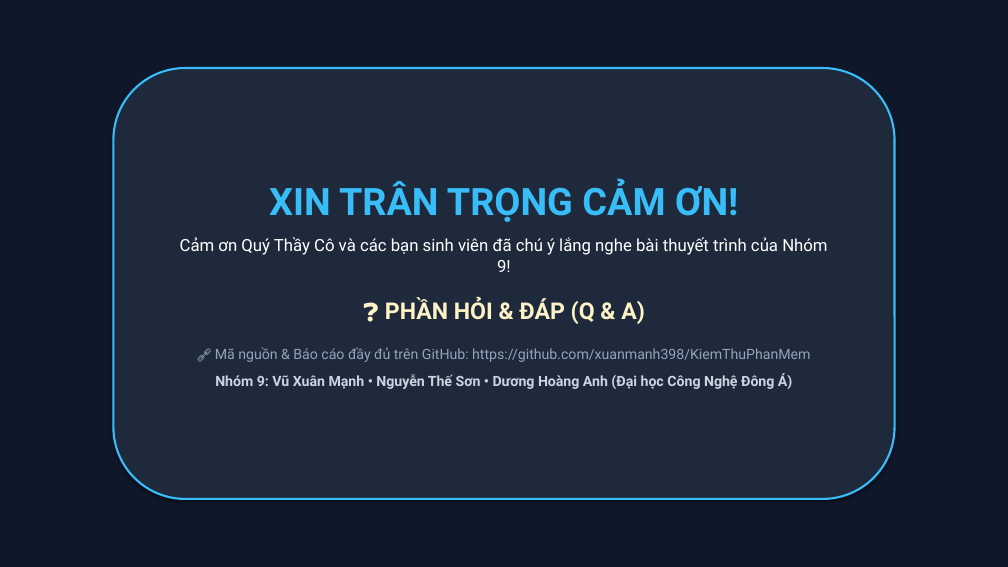
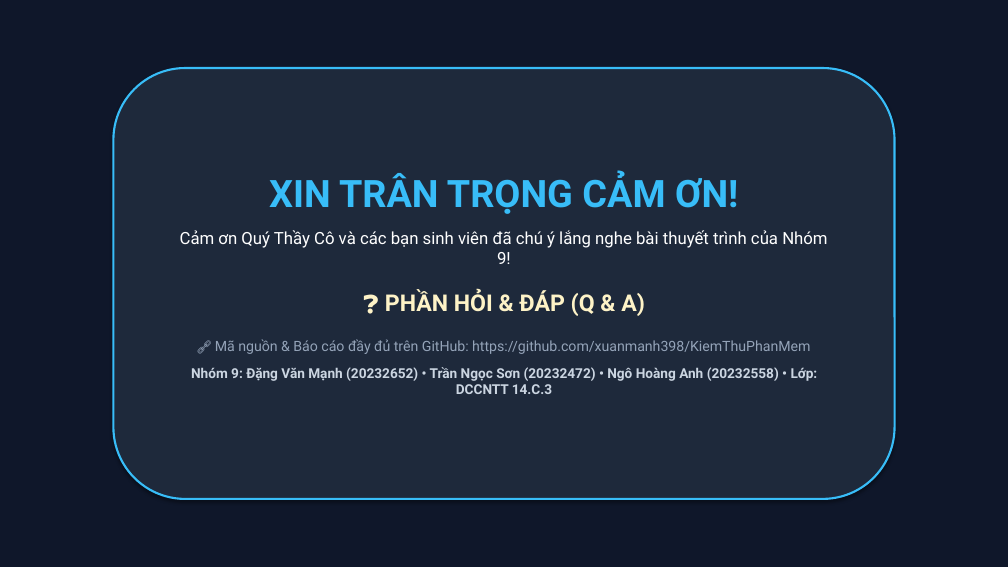
Before and after one commit to xuanmanh398/KiemThuPhanMem, a slide deck: slide 12 of BaoCao/Slide_BaoCao_DeTai4_Nhom9.pptx. Drawn at 1008x567 pixels with LibreOffice and Linux fonts; fonts in the diff are those of the drawing. Boxes give left, top, right and bottom in pixels: in the first picture for what was removed or moved away, otherwise in the second. Text is boxed around its words. In the diff, an @@ line names an element or a change of style, - is before the commit and + after.

```diff
--- a/BaoCao/Slide_BaoCao_DeTai4_Nhom9.pptx
+++ b/BaoCao/Slide_BaoCao_DeTai4_Nhom9.pptx
@@ text in rounded rectangle at <box>191,367,818,394</box>: text changed; size 13.5 to 13 pt @@
-Nhóm 9: Vũ Xuân Mạnh • Nguyễn Thế Sơn • Dương Hoàng Anh (Đại học Công Nghệ Đông Á)
+Nhóm 9: Đặng Văn Mạnh (20232652) • Trần Ngọc Sơn (20232472) • Ngô Hoàng Anh (20232558) • Lớp: DCCNTT 14.C.3
```
Also in this commit, not shown: 11 other slides changed.
